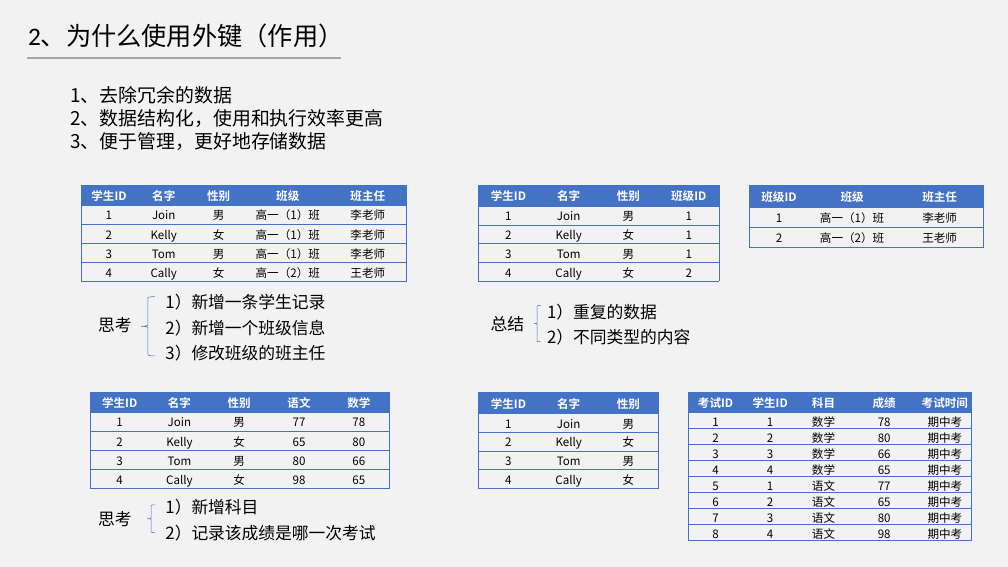
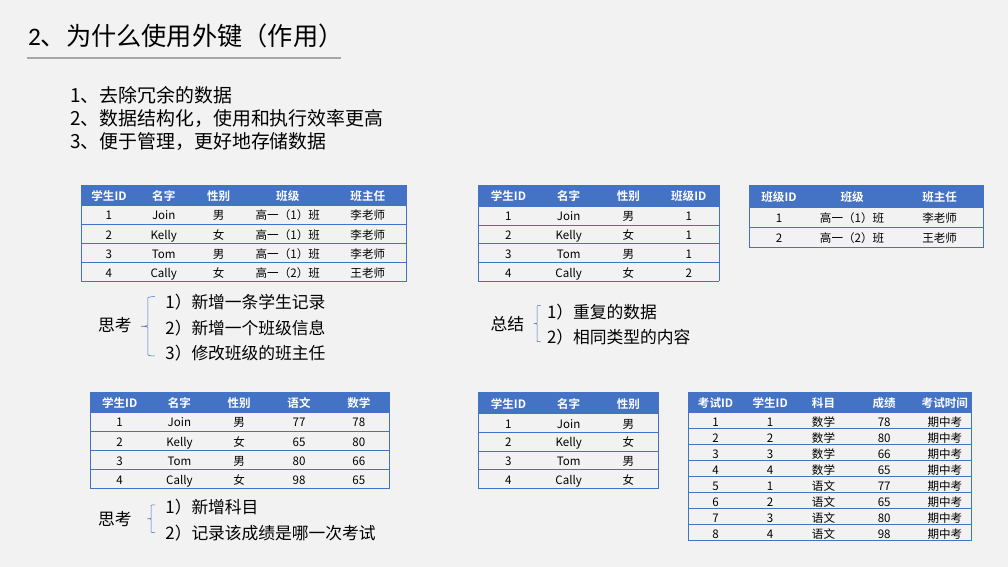
Before and after one commit to HaddyYang/django2.0-course, a slide deck: slide 3 of 课件/番外篇：外键那些事儿.pptx. Drawn at 1008x567 pixels with LibreOffice and Linux fonts; fonts in the diff are those of the drawing. Boxes give left, top, right and bottom in pixels: in the first picture for what was removed or moved away, otherwise in the second. Text is boxed around its words. In the diff, an @@ line names an element or a change of style, - is before the commit and + after.

```diff
--- a/课件/番外篇：外键那些事儿.pptx
+++ b/课件/番外篇：外键那些事儿.pptx
@@ text at (x1=547, y1=329, x2=690, y2=345): text changed @@
-2）不同类型的内容
+2）相同类型的内容
```
Also in this commit, not shown: 1 other slide changed.
